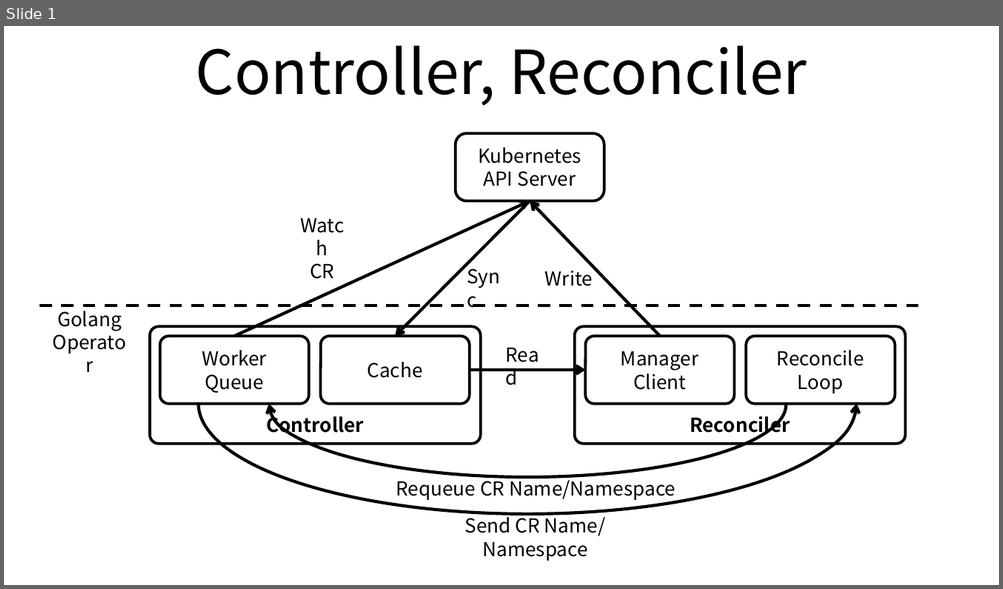
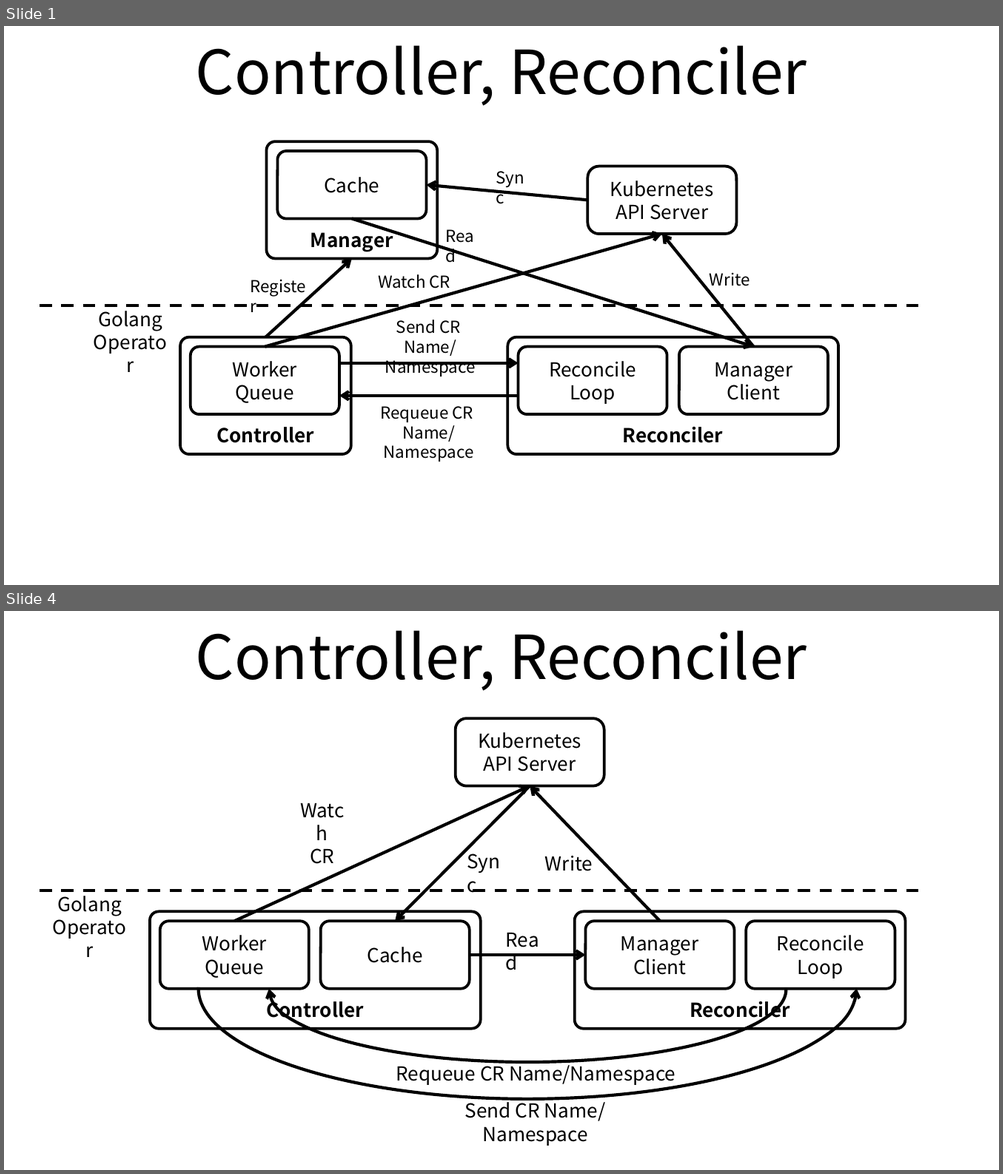
Before and after one commit to ssup2/blog-old, a slide deck: images/programming/Kubernetes_Operator_SDK_Golang/Kubernetes_Operator_SDK_Golang.pptx. Shown one above the other, each under a label of ours: slide 1 before the commit, slides 1 and 4 after it; the slides between them are not shown. The pictures are 1003x589 and 1003x1174 pixels, drawn with LibreOffice and Linux fonts; fonts in the diff are those of the drawing. Boxes give left, top, right and bottom in pixels: in the first picture for what was removed or moved away, otherwise in the second. Text is boxed around its words. In the diff, an @@ line names an element or a change of style, - is before the commit and + after.

```diff
--- a/images/programming/Kubernetes_Operator_SDK_Golang/Kubernetes_Operator_SDK_Golang.pptx
+++ b/images/programming/Kubernetes_Operator_SDK_Golang/Kubernetes_Operator_SDK_Golang.pptx
@@ slide 1 added at [4,26,999,585], background #FFFFFF @@
@@ title added at [196,45,807,106], 44 pt, text #000000 @@
+Controller, Reconciler
@@ rounded rectangle added at [267,141,438,258], fill #FFFFFF, outline #000000 2 pt, 14 pt, text #000000, bold @@
+Manager
@@ rounded rectangle added at [278,151,427,219], fill #FFFFFF, outline #000000 2 pt, 14 pt, text #000000 @@
+Cache
@@ text added at [485,162,540,192], 12 pt, text #000000 @@
+Sync
@@ rounded rectangle added at [588,167,737,234], fill #FFFFFF, outline #000000 2 pt, 14 pt, text #000000 @@
+Kubernetes
+API Server
@@ arrow added from (588, 200) to (426, 185), #000000 2.25 pt @@
@@ arrow added from (352, 219) to (753, 347), #000000 2.25 pt @@
@@ text added at [435,221,493,251], 12 pt, text #000000 @@
+Read
@@ arrow added from (264, 347) to (661, 234), #000000 2.25 pt @@
@@ arrow added from (753, 347) to (661, 234), #000000 2.25 pt @@
@@ arrow added from (265, 338) to (352, 258), #000000 2.25 pt @@
@@ text added at [241,272,321,301], 12 pt, text #000000 @@
+Register
@@ text added at [378,275,451,289], 12 pt, text #000000 @@
+Watch CR
@@ text added at [709,272,750,286], 12 pt, text #000000 @@
+Write
@@ line added from (40, 306) to (924, 306), #000000 2.25 pt dashed @@
@@ text added at [98,306,162,332], 14 pt, text #000000 @@
+Golang
+Operator
@@ text added at [385,320,475,377], 12 pt, text #000000 @@
+Send CR
+Name/Namespace
@@ rounded rectangle added at [180,338,351,454], fill #FFFFFF, outline #000000 2 pt, 14 pt, text #000000, bold @@
+Controller
@@ rounded rectangle added at [190,347,339,415], fill #FFFFFF, outline #000000 2 pt, 14 pt, text #000000 @@
+Worker Queue
@@ rounded rectangle added at [507,338,837,454], fill #FFFFFF, outline #000000 2 pt, 14 pt, text #000000, bold @@
+Reconciler
@@ rounded rectangle added at [518,347,667,415], fill #FFFFFF, outline #000000 2 pt, 14 pt, text #000000 @@
+Reconcile Loop
@@ rounded rectangle added at [680,347,828,415], fill #FFFFFF, outline #000000 2 pt, 14 pt, text #000000 @@
+Manager
+Client
@@ arrow added from (339, 363) to (518, 363), #000000 2.25 pt @@
@@ arrow added from (518, 396) to (339, 396), #000000 2.25 pt @@
@@ text added at [380,406,474,462], 12 pt, text #000000 @@
+Requeue CR
+Name/Namespace
@@ what was slide 1 is now slide 4 @@
```
Also in this commit, not shown: 2 other slides added, 3 other files.
